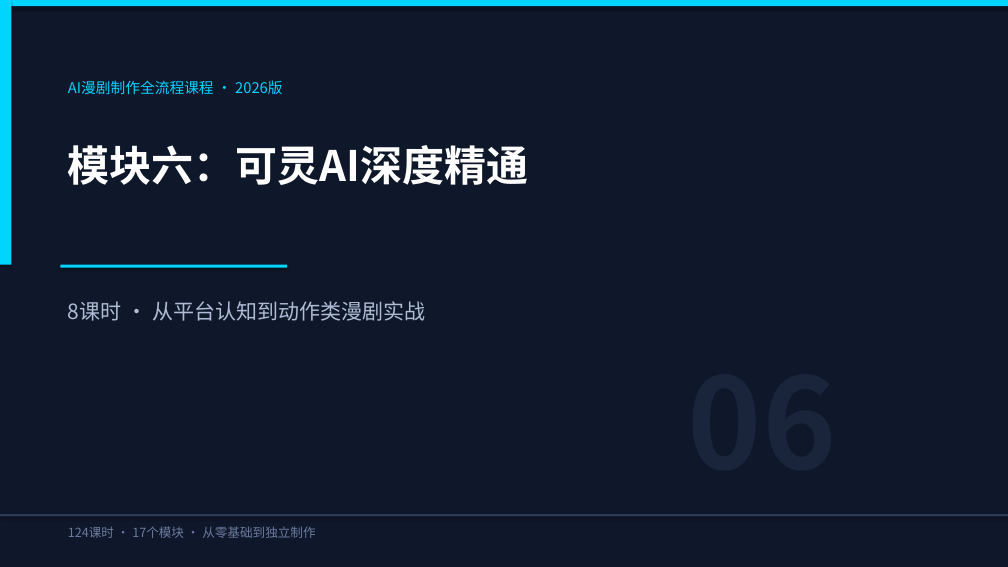
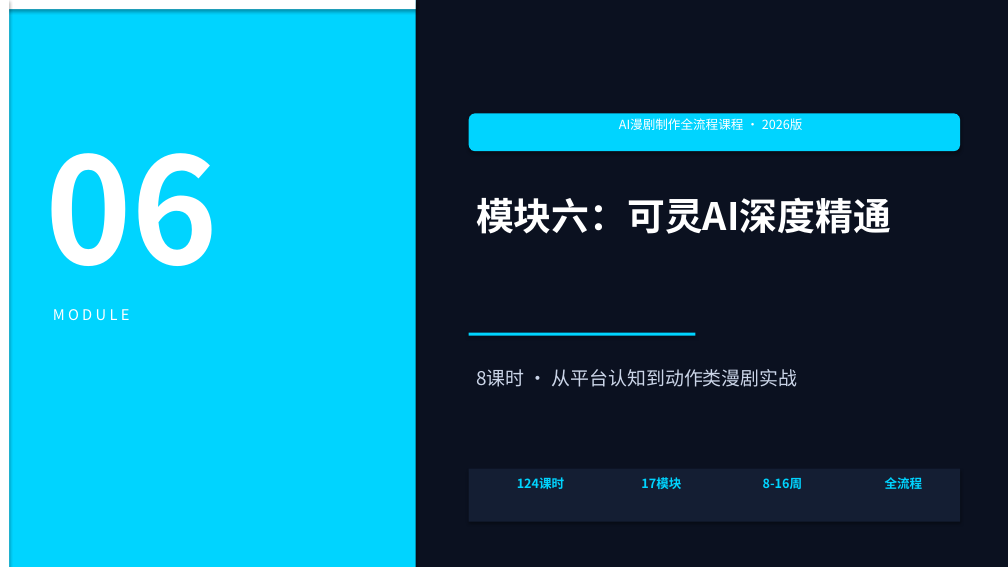
Before and after one commit to lichangjiang932-ship-it/ai-video-class, a slide deck: slide 1 of AI漫剧制作课程/PPT课件/模块06-可灵AI深度精通.pptx. Drawn at 1008x567 pixels with LibreOffice and Linux fonts; fonts in the diff are those of the drawing. Boxes give left, top, right and bottom in pixels: in the first picture for what was removed or moved away, otherwise in the second. Text is boxed around its words. In the diff, an @@ line names an element or a change of style, - is before the commit and + after.

Commit message:
feat: PPT视觉全面升级 - 多种新布局与装饰元素
- 重写 generate_all_ppts.py 幻灯片工厂
- 新增 stat_cards 类型：大数字数据卡片展示
- 新增 timeline 类型：横向时间线可视化
- 新增 icon_grid 类型：图标网格卡片布局
- 新增 comparison_matrix 类型：对比矩阵
- 封面页重设计：左右分栏+大号模块编号
- 目录页改为网格卡片布局
- 内容页每条要点独立卡片+编号
- 步骤页支持横排(≤4步)/竖排(>4步)自适应
- 统一页面标题区+装饰元素
- 模块主题色系统：每个模块独立配色
- 数据文件补充 stat_cards/icon_grid/timeline 类型

```diff
--- a/AI漫剧制作课程/PPT课件/模块06-可灵AI深度精通.pptx
+++ b/AI漫剧制作课程/PPT课件/模块06-可灵AI深度精通.pptx
@@ background #0F172A to #0B1120 @@
@@ rectangle: place and size @@
-rectangle at <box>0,0,1008,6</box>
+rectangle at <box>0,0,416,567</box>
@@ rectangle removed at <box>0,0,11,265</box> @@
@@ rectangle added at <box>0,0,416,9</box>, fill #FFFFFF @@
@@ rectangle added at <box>0,0,9,567</box>, fill #FFFFFF @@
@@ rounded rectangle added at <box>469,113,960,151</box>, fill #00D4FF @@
@@ text "AI漫剧制作全流程课程 · 2026版": place and size @@
-text "AI漫剧制作全流程课程 · 2026版" at <box>68,80,282,94</box>
+text "AI漫剧制作全流程课程 · 2026版" at <box>619,118,803,130</box>
@@ text "AI漫剧制作全流程课程 · 2026版" at <box>619,118,803,130</box>: size 14 to 12 pt, text colour #00D4FF to #FFFFFF; alignment left to centre @@
@@ text added at <box>45,153,218,266</box>, 140 pt, text #FFFFFF, bold @@
+06
@@ text "模块六：可灵AI深度精通": place and size @@
-text "模块六：可灵AI深度精通" at <box>68,145,528,185</box>
+text "模块六：可灵AI深度精通" at <box>476,197,891,234</box>
@@ text "模块六：可灵AI深度精通" at <box>476,197,891,234</box>: size 40 to 36 pt @@
@@ text added at <box>53,309,130,320</box>, 14 pt, text #FFFFFF @@
+M O D U L E
@@ rectangle: place and size @@
-rectangle at <box>60,265,287,268</box>
+rectangle at <box>469,333,696,336</box>
@@ text "8课时 · 从平台认知到动作类漫剧实战": place and size @@
-text "8课时 · 从平台认知到动作类漫剧实战" at <box>68,301,425,321</box>
+text "8课时 · 从平台认知到动作类漫剧实战" at <box>476,369,798,387</box>
@@ text "8课时 · 从平台认知到动作类漫剧实战" at <box>476,369,798,387</box>: size 20 to 18 pt, text colour #B0BCD4 to #CBD5E8 @@
@@ rectangle added at <box>469,469,960,522</box>, fill #141E33 @@
@@ text added at <box>517,477,564,489</box>, 12 pt, text #00D4FF, bold @@
+124课时
@@ text added at <box>641,477,681,489</box>, 12 pt, text #00D4FF, bold @@
+17模块
@@ text added at <box>763,478,803,489</box>, 12 pt, text #00D4FF, bold @@
+8-16周
@@ text added at <box>885,477,923,489</box>, 12 pt, text #00D4FF, bold @@
+全流程
@@ rectangle removed at <box>0,514,1008,516</box> @@
@@ text removed at <box>68,526,315,538</box> @@
-124课时 · 17个模块 · 从零基础到独立制作
```
Also in this commit, not shown: 10 other slides changed, 1 slide added, 22 other files.
